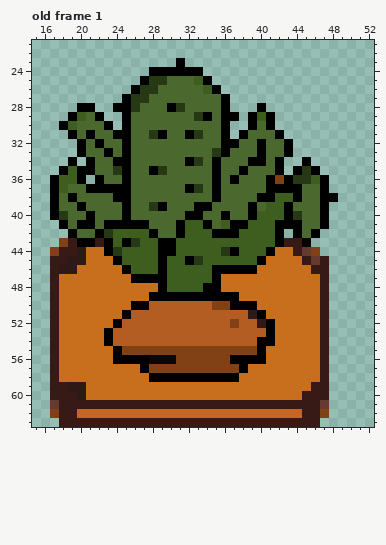
Edited in one commit: pixel-art file (Assets/ArtStuff/Plants/Cactius.aseprite). This is how it looked before the edit.
64x64 pixels, 1 frame. Colours within 5 levels of each other are drawn and written as one. Shown: old frame 1: x 15..52, y 21..63. The commit also changed other frames, which this record leaves out.
After the commit:
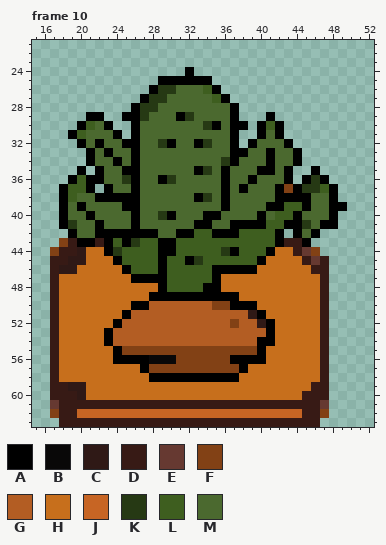
Palette (. is transparent): A #000000  B #090808  C #2f1916  D #371a15  E #663931  F #824115  G #b35d23  H #c76f1c  J #c76524  K #263914  L #3e5e1f  M #4b692f
A new or re-ordered frame is compared with the old frame closest to it.
The author wrote: Adding Cacti Animation
Difference:
frames 1 -> 30
Frame 10 is new; against old frame 1, layer "Spike":
y 23: x 31 A -> .
y 24: x 28..31 AAAA -> ....; x 33 A -> .
y 25: x 27..33 AKKMMML -> ..AAAAA
y 26: x 26..30 AKKMM -> ..AKK
y 27: x 25..29 AKKMM -> ..AKK; x 35 M -> L
y 28: x 20..21 AA -> ..; x 24..28 AAKMM -> ..AKK; x 30..31 AK -> MM; x 36..37 A. -> MA; x 40 A -> .
y 29: x 19..21 ALM -> ..A; x 26..27 MM -> AK; x 31..34 MMKA -> AKMM; x 36 A -> M; x 39..40 AL -> ..
y 30: x 18..21 ALMM -> ..AL; x 25..26 AM -> .A; x 34..42 MMA..AMA. -> KAMAA.ALA
y 31: x 20..21 MA -> LM; x 25..26 AM -> .A; x 28..29 KA -> MM; x 32..33 AK -> MM; x 36..40 A.AMM -> MA..A
y 32: x 26 M -> A; x 29..30 MM -> KA; x 33..34 MM -> AK; x 36 A -> M; x 38..40 MMA -> .AM
y 33: x 20..21 AM -> .A; x 25..26 AM -> MA; x 35..38 KAMM -> MMAA; x 40..41 AM -> MA; x 43..44 A. -> MA
y 34: x 19 A -> .; x 25..26 AM -> MA; x 32..33 AK -> MM; x 35..37 AMM -> MKA; x 39..45 AAMA..A -> MMAMMA.
y 35: x 18..19 AL -> ..; x 21..22 AM -> .A; x 24 K -> M; x 26 M -> A; x 28..29 AK -> MM; x 33..36 MMAM -> AKMA; x 38 A -> M; x 40..45 MMA.AK -> AAMA..
y 36: x 17..21 ALLA. -> ..ALA; x 25..26 AM -> KA; x 29..30 MM -> AK; x 35..37 AMA -> MAM; x 39 M -> A; x 41..42 AF -> MM; x 44..46 KKL -> .AK
y 37: x 17..20 ALMM -> .ALL; x 22 A -> .; x 24..26 AAM -> MMA; x 32..33 AK -> MM; x 35..36 AM -> MA; x 38 M -> A; x 41 A -> M; x 43 A -> F; x 45..48 MMA. -> KKLA
y 38: x 17..19 AMA -> .AL; x 22..23 MM -> AA; x 26 M -> A; x 33..36 MMAM -> AKMA; x 40..43 AALL -> MMAA; x 45 M -> A; x 47 A -> M
y 39: x 17..18 AM -> .A; x 26 M -> A; x 28..29 KA -> MM; x 33..34 AA -> MM; x 36 M -> A; x 39 A -> M; x 41..45 LLAMM -> AALLA; x 47..49 A.. -> MAA
y 40: x 17..18 AK -> .A; x 25..26 AM -> MA; x 29..30 MM -> KA; x 32..36 AAMMA -> MMAAM; x 39..41 ALL -> MAM; x 43..44 AK -> LA; x 47..48 A. -> MA
y 41: x 19..25 MAAMAAA -> KMMAMMM; x 27 A -> M; x 31..33 ALL -> MMA; x 36 L -> M; x 39..40 LL -> AA; x 42 A -> L; x 45 M -> K; x 48 . -> A
y 42: x 23..27 KLLLL -> AAAAA; x 32 L -> A
Where, in picture pixels (left, top, right, bottom), the same in both pictures:
changed: (50, 58, 347, 238)
